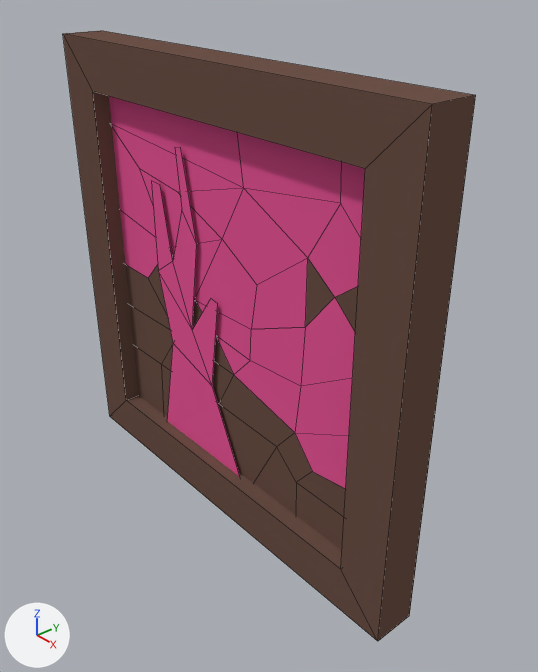
The Blender file Javoc/Assets/meshes/complementos/cuadro02.blend, before and after one commit.
Camera for both pictures: a 50 mm lens placed at (1.324, -1.038, 0.831), pointed at (0.088, 0.034, -0.053). The axes (+X, +Y, +Z) are drawn at lower left. The lights are the same throughout. Mesh edges are drawn as thin lines.
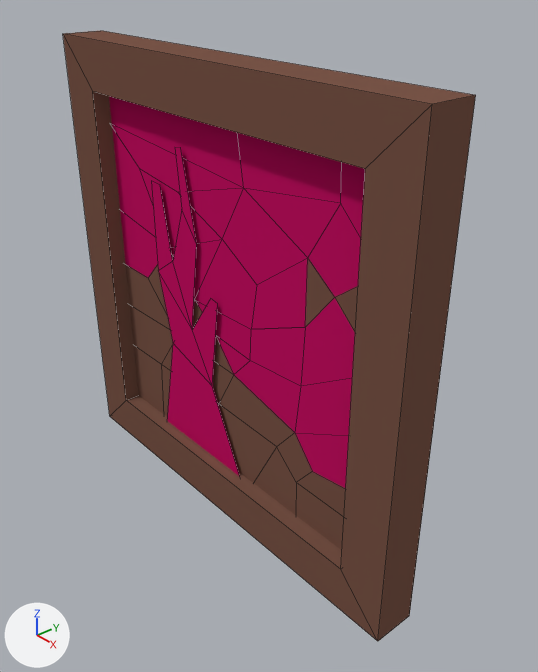
The change, as a diff of the scene's bpy script:
```diff
--- a/Javoc/Assets/meshes/complementos/cuadro02.blend.py
+++ b/Javoc/Assets/meshes/complementos/cuadro02.blend.py
@@ mat_cuadro2_c6 @@
 mat_cuadro2_c6 = diffuse_material('cuadro2_c6')
-mat_cuadro2_c6.base_color = (0.8, 0.094, 0.307)  # pink #e75696
+mat_cuadro2_c6.base_color = (0.558, 0.00561, 0.122)  # pink #c51162
```

Location of each change, [x1, y1, x2, y2] in pixels of the pictures (538 x 672 px):
'Cube', recoloured: [76, 31, 469, 601] in both
